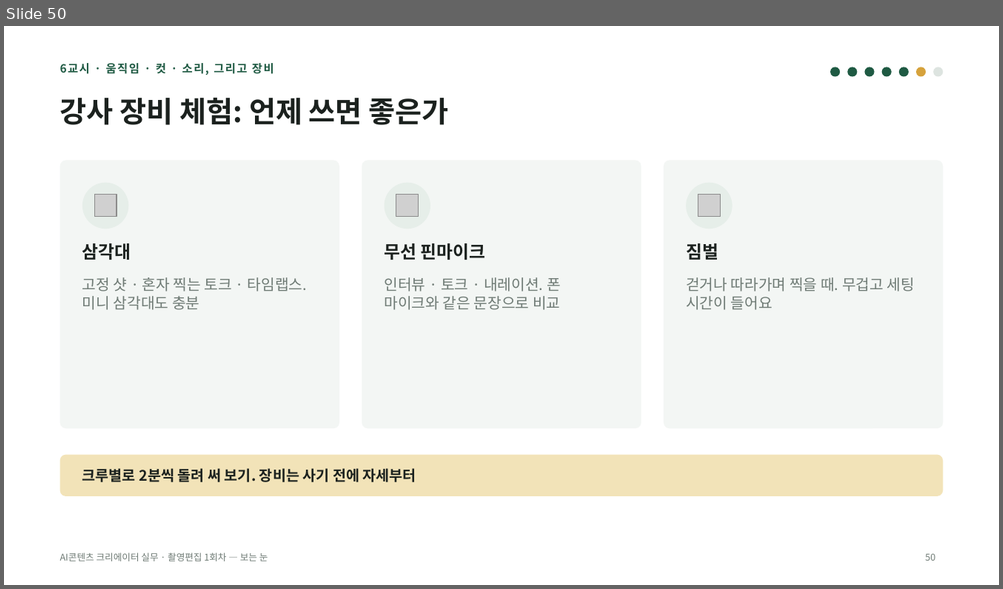
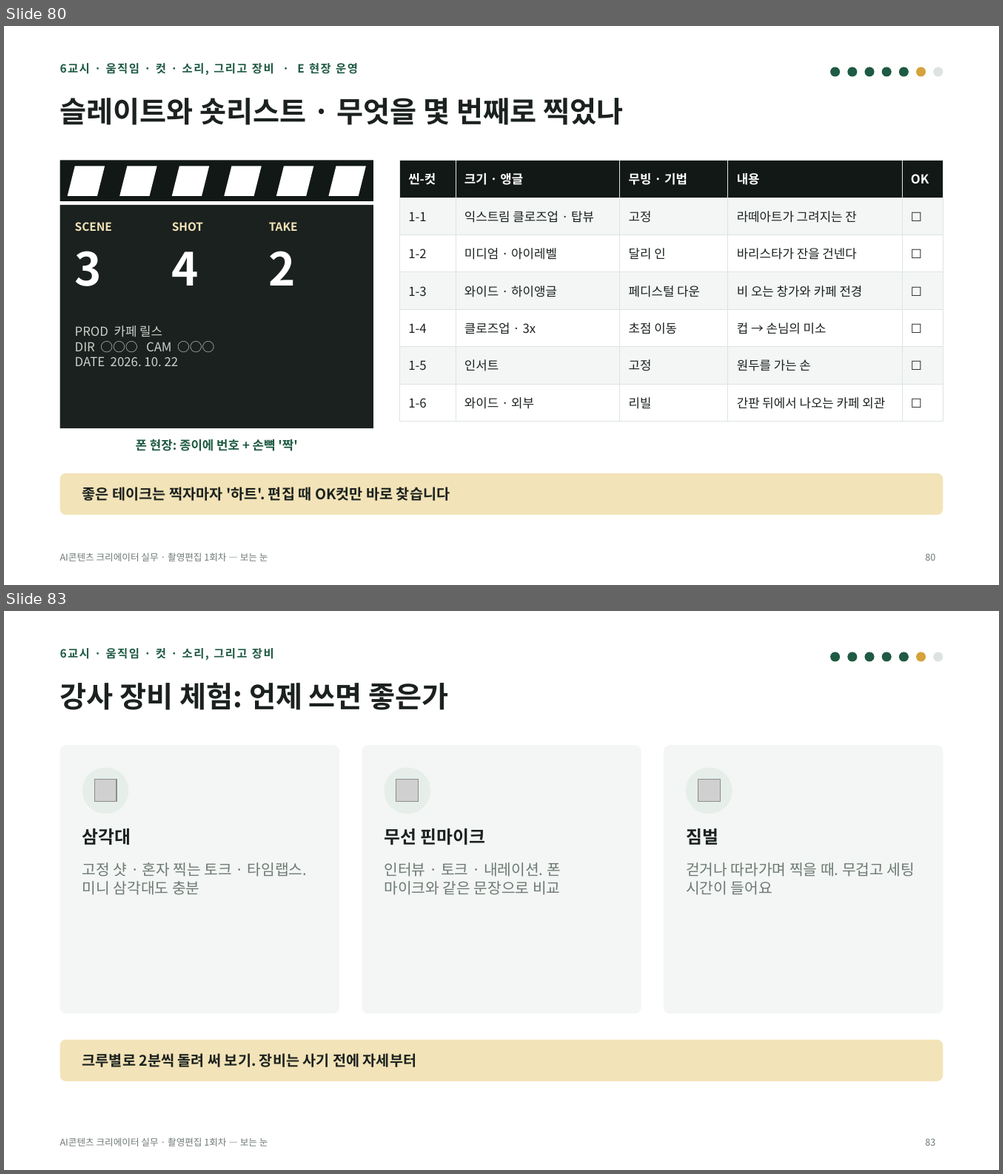
Before and after one commit to yujida/MARUBIT, a slide deck: lectures/01/1회차_보는눈_슬라이드.pptx. Shown one above the other, each under a label of ours: slide 50 before the commit, slides 80 and 83 after it; the slides between them are not shown. The pictures are 1003x589 and 1003x1174 pixels, drawn with LibreOffice and Linux fonts; fonts in the diff are those of the drawing; grey boxes stand for pictures. Boxes give left, top, right and bottom in pixels: in the first picture for what was removed or moved away, otherwise in the second. Text is boxed around its words. In the diff, an @@ line names an element or a change of style, - is before the commit and + after.

```diff
--- a/lectures/01/1회차_보는눈_슬라이드.pptx
+++ b/lectures/01/1회차_보는눈_슬라이드.pptx
@@ slide 80 added at <box>4,26,999,585</box>, background #FFFFFF; not listed: 1 template element that a slide beside it also shows @@
@@ text added at <box>60,63,358,75</box>, 11 pt, text #1F5A43, bold @@
+6교시 · 움직임 · 컷 · 소리, 그리고 장비 · E 현장 운영
@@ ellipse added at <box>830,67,839,77</box>, fill #1F5A43 @@
@@ ellipse added at <box>847,67,856,77</box>, fill #1F5A43 @@
@@ ellipse added at <box>865,67,874,77</box>, fill #1F5A43 @@
@@ ellipse added at <box>882,67,891,77</box>, fill #1F5A43 @@
@@ ellipse added at <box>899,67,908,77</box>, fill #1F5A43 @@
@@ ellipse added at <box>916,67,925,77</box>, fill #D6A23C @@
@@ ellipse added at <box>933,67,942,77</box>, fill #DDE4E0 @@
@@ title added at <box>60,98,623,125</box>, 28 pt, text #1B211E, bold @@
+슬레이트와 숏리스트 · 무엇을 몇 번째로 찍었나
@@ rectangle added at <box>60,160,373,201</box>, fill #121816 @@
@@ parallelogram added at <box>68,167,105,196</box>, fill #FFFFFF @@
@@ parallelogram added at <box>119,167,157,196</box>, fill #FFFFFF @@
@@ parallelogram added at <box>172,167,209,196</box>, fill #FFFFFF @@
@@ parallelogram added at <box>224,167,262,196</box>, fill #FFFFFF @@
@@ parallelogram added at <box>276,167,313,196</box>, fill #FFFFFF @@
@@ parallelogram added at <box>329,167,366,196</box>, fill #FFFFFF @@
@@ table added at <box>399,160,942,412</box>, 7 rows, 5 columns @@
+씬-컷 | 크기 · 앵글 | 무빙 · 기법 | 내용 | OK
+1-1 | 익스트림 클로즈업 · 탑뷰 | 고정 | 라떼아트가 그려지는 잔 | ☐
+1-2 | 미디엄 · 아이레벨 | 달리 인 | 바리스타가 잔을 건넨다 | ☐
+1-3 | 와이드 · 하이앵글 | 페디스털 다운 | 비 오는 창가와 카페 전경 | ☐
+1-4 | 클로즈업 · 3x | 초점 이동 | 컵 → 손님의 미소 | ☐
+1-5 | 인서트 | 고정 | 원두를 가는 손 | ☐
+1-6 | 와이드 · 외부 | 리빌 | 간판 뒤에서 나오는 카페 외관 | ☐
@@ rectangle added at <box>60,205,373,429</box>, fill #1B211E @@
@@ text added at <box>75,222,112,231</box>, 11 pt, text #F2E3B8, bold @@
+SCENE
@@ text added at <box>172,222,203,231</box>, 11 pt, text #F2E3B8, bold @@
+SHOT
@@ text added at <box>269,222,298,231</box>, 11 pt, text #F2E3B8, bold @@
+TAKE
@@ text added at <box>75,251,102,286</box>, 44 pt, text #FFFFFF, bold @@
+3
@@ text added at <box>172,252,199,286</box>, 44 pt, text #FFFFFF, bold @@
+4
@@ text added at <box>269,251,296,286</box>, 44 pt, text #FFFFFF, bold @@
+2
@@ text added at <box>75,326,179,366</box>, 12 pt, text #C9D3CE @@
+PROD 카페 릴스
+DIR ○○○ CAM ○○○
+DATE 2026. 10. 22
@@ text added at <box>136,440,297,452</box>, 12 pt, text #1F5A43, bold @@
+폰 현장: 종이에 번호 + 손뼉 '짝'
@@ rounded rectangle added at <box>60,474,942,515</box>, fill #F2E3B8 @@
@@ text added at <box>82,487,449,501</box>, 14 pt, text #1B211E, bold @@
+좋은 테이크는 찍자마자 '하트'. 편집 때 OK컷만 바로 찾습니다
@@ page number added at <box>925,554,935,561</box>, 9 pt, text #6E7A74 @@
+80
@@ what was slide 50 is now slide 83 @@
@@ page number at <box>925,1139,935,1146</box>: text changed @@
-50
+83
```
Also in this commit, not shown: 33 other slides added, 8 other files.
